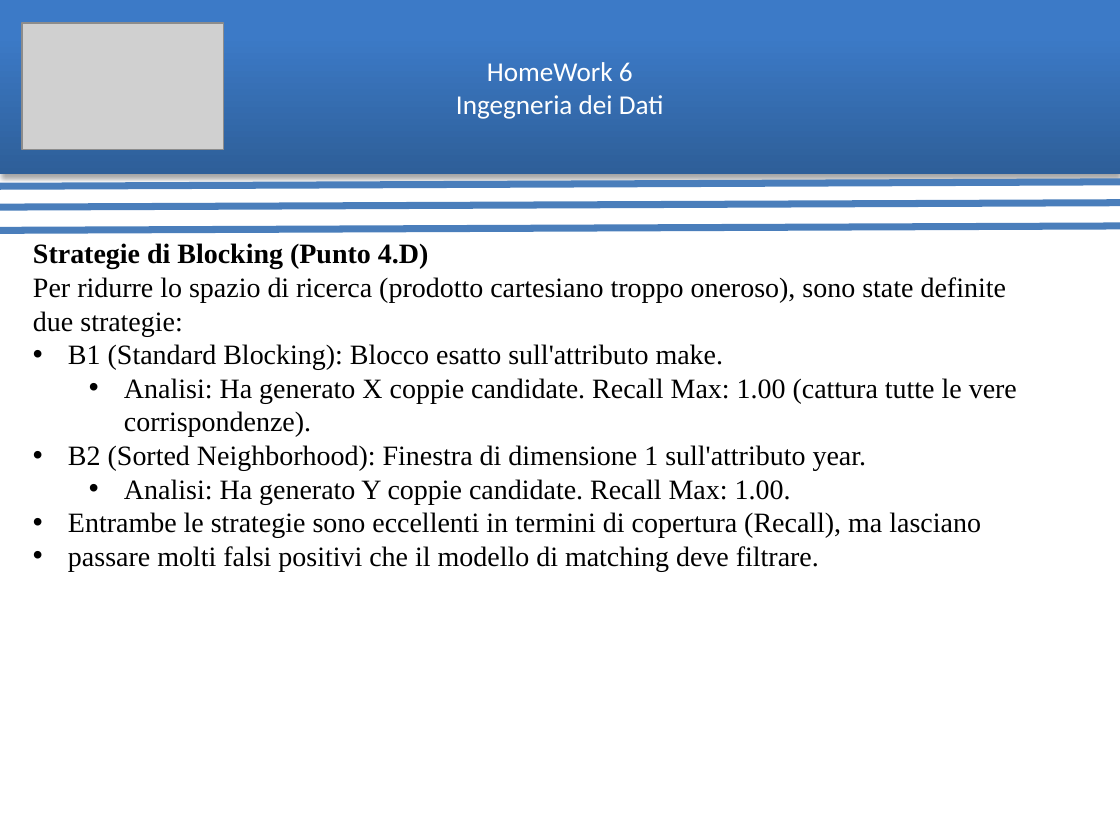
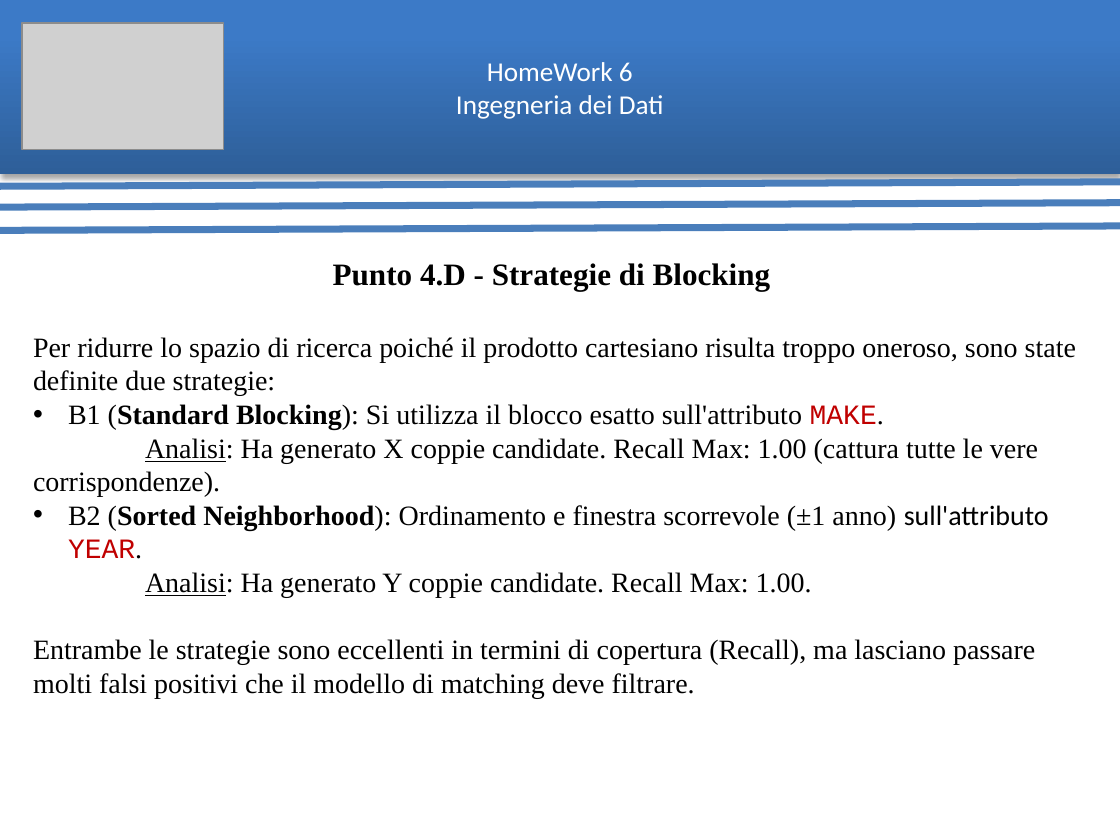
Before and after one commit to ArthexTheKing/Ingegneria-dei-Dati, a slide deck: slide 9 of Homework 6/pdf/Presentazione HomeWork 6.pptx (slide 8 before the commit). Drawn at 1120x840 pixels with LibreOffice and Linux fonts; fonts in the diff are those of the drawing; grey boxes stand for pictures. Boxes give left, top, right and bottom in pixels: in the first picture for what was removed or moved away, otherwise in the second. Text is boxed around its words. In the diff, an @@ line names an element or a change of style, - is before the commit and + after.

```diff
--- a/Homework 6/pdf/Presentazione HomeWork 6.pptx
+++ b/Homework 6/pdf/Presentazione HomeWork 6.pptx
@@ text "Punto 4.D - Strategie di ...": place and size @@
-text "Punto 4.D - Strategie di ..." at <box>33,243,1017,571</box>
+text "Punto 4.D - Strategie di ..." at <box>33,263,1076,698</box>
@@ text at <box>33,263,1076,430</box>: text changed @@
-Strategie di Blocking (Punto 4.D)
-Per ridurre lo spazio di ricerca (prodotto cartesiano troppo oneroso), sono state definite due strategie:
-• B1 (Standard Blocking): Blocco esatto sull'attributo make.
+Punto 4.D - Strategie di Blocking
+Per ridurre lo spazio di ricerca poiché il prodotto cartesiano risulta troppo oneroso, sono state definite due strategie:
+• B1 (Standard Blocking): Si utilizza il blocco esatto sull'attributo MAKE.
@@ text at <box>33,438,1038,598</box>: underline on in "Analisi:", "Analisi:"; bullet • to none; list level 2 to 1 in "Analisi: Ha generato X coppie ..."; list level 2 to 1 in "Analisi: Ha generato Y coppie ..." @@
@@ text at <box>68,505,1049,559</box>: text changed @@
-• B2 (Sorted Neighborhood): Finestra di dimensione 1 sull'attributo year.
+• B2 (Sorted Neighborhood): Ordinamento e finestra scorrevole (±1 anno) sull'attributo YEAR.
@@ text at <box>33,639,1035,698</box>: text changed @@
-• Entrambe le strategie sono eccellenti in termini di copertura (Recall), ma lasciano
-• passare molti falsi positivi che il modello di matching deve filtrare.
+Entrambe le strategie sono eccellenti in termini di copertura (Recall), ma lasciano passare molti falsi positivi che il modello di matching deve filtrare.
```
Also in this commit, not shown: 9 other slides changed, 4 slides added, 3 slides removed, 1 other file.
